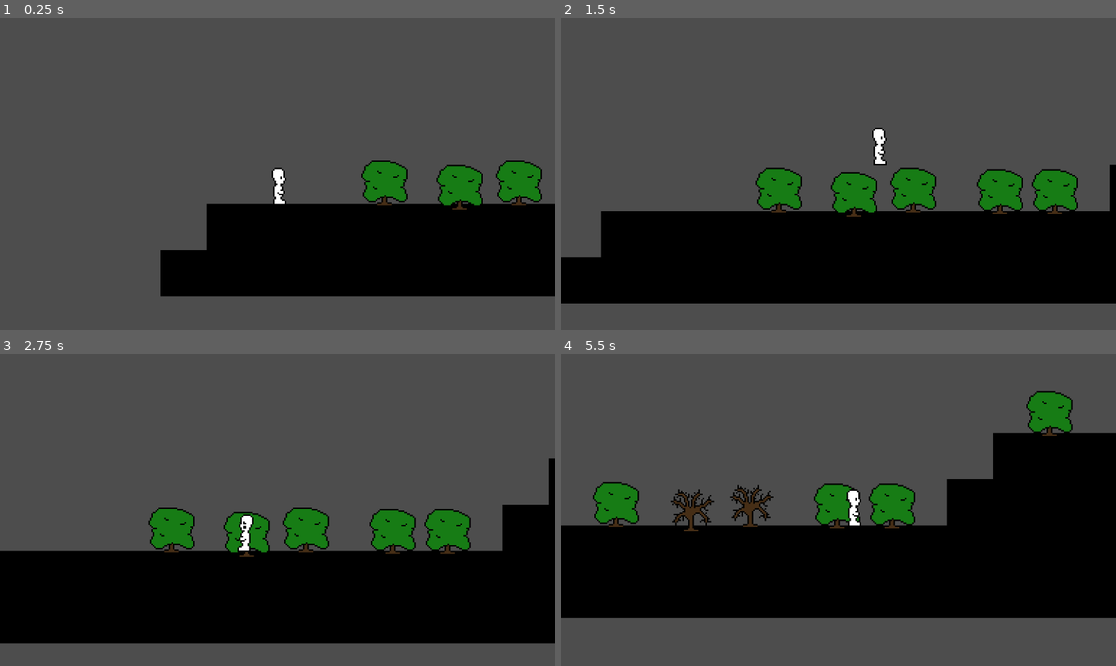
Above: before the commit, frames 1-4 (two rows, left to right).
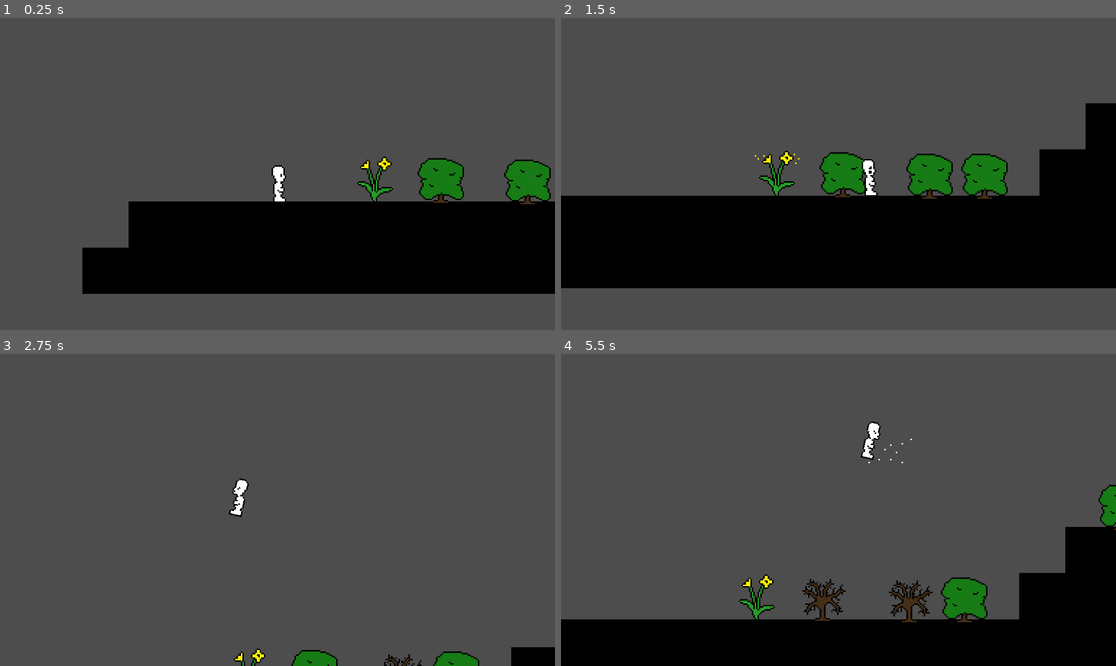
Above: after the commit, the same moments.

Repository: swordssnzdev/splat
Game: Godot game, scene res://scenes/scratch_level.tscn
The game is run twice, just before and just after one commit, with the same random seed, the same clock (stepped at 60 frames per second) and the same inputs. Sound files missing from this copy of the repository are replaced by a short silence.
Inputs:
- Up to frame 1 (0.25 s): no input
- Up to frame 2 (1.5 s): hold W (jump) 0.53-1.28 s; hold D (right) from 0.53 s (still down); tap W (jump) at 1.35 s
- Up to frame 3 (2.75 s): tap W (jump) at 1.52, 1.82 s; release D (right) at 2.03 s; hold A (left) from 2.03 s (still down); hold W (jump) from 2.03 s (still down)
- Up to frame 4 (5.5 s): release A (left) at 2.78 s; release W (jump) at 2.78 s; hold D (right) 2.78-4.28 s; tap W (jump) at 2.85, 3.02, 3.32, 4.35, 4.52, 4.82 s; hold W (jump) 3.53-4.28 s; tap Q (debug_snz) at 4.15 s; hold A (left) 4.28-5.03 s; hold D (right) from 5.03 s (still down); hold W (jump) from 5.03 s (still down)

The runs differ from the first frame. In frame 1, 8.2% of the frame differs, in the area x 14-100%, y 44-90%; in frame 2, 17%; in frame 3, 38%; in frame 4, 53%, in the area x 0-100%, y 11-100%.

Commit message:
add trigger

Diff:
--- a/scenes/player.tscn
+++ b/scenes/player.tscn
@@ -1,12 +1,17 @@
-[gd_scene load_steps=49 format=3 uid="uid://tmvbbkdw2g81"]
+[gd_scene load_steps=55 format=3 uid="uid://tmvbbkdw2g81"]
 
 [ext_resource type="Script" path="res://scripts/player.gd" id="1_apf0w"]
 [ext_resource type="Texture2D" uid="uid://c2eiybcg2f413" path="res://assets/sprites/v2 (1).png" id="2_j8okv"]
 [ext_resource type="AudioStream" uid="uid://duqeb1ussu4py" path="res://assets/sounds/player/swords/snz/s01.wav" id="3_ii45o"]
+[ext_resource type="AudioStream" uid="uid://bndrdsfbexyxk" path="res://assets/sounds/player/swords/trigger/t01.wav" id="3_k1ym3"]
+[ext_resource type="AudioStream" uid="uid://cnvjkhergv0ch" path="res://assets/sounds/player/swords/trigger/t02.wav" id="4_a44ee"]
 [ext_resource type="AudioStream" uid="uid://5fg3v0nmouu2" path="res://assets/sounds/player/swords/snz/s02.wav" id="4_lh681"]
 [ext_resource type="AudioStream" uid="uid://bei107r00wyjb" path="res://assets/sounds/player/swords/snz/s11.wav" id="5_lfy2h"]
+[ext_resource type="AudioStream" uid="uid://b0ob3eoul2gc6" path="res://assets/sounds/player/swords/trigger/t03.wav" id="5_tvr0e"]
+[ext_resource type="AudioStream" uid="uid://bvkp1xmsqfp5b" path="res://assets/sounds/player/swords/trigger/t04.wav" id="6_fc1sv"]
 [ext_resource type="AudioStream" uid="uid://dipt1wsqy2mn" path="res://assets/sounds/player/swords/snz/s12.wav" id="6_ynad4"]
 [ext_resource type="AudioStream" uid="uid://cb8v6vj26fmp7" path="res://assets/sounds/player/swords/snz/s13.wav" id="7_mlvpf"]
+[ext_resource type="AudioStream" uid="uid://dsywalbjxoub4" path="res://assets/sounds/player/swords/trigger/t05.wav" id="7_vblf7"]
 [ext_resource type="AudioStream" uid="uid://44budcex17yi" path="res://assets/sounds/player/swords/snz/s14.wav" id="8_x8flc"]
 [ext_resource type="AudioStream" uid="uid://b0bdsjpfe5w3e" path="res://assets/sounds/player/swords/snz/s15.wav" id="9_022o7"]
 [ext_resource type="AudioStream" uid="uid://dcf801u56fq3p" path="res://assets/sounds/player/swords/snz/s16.wav" id="10_cyt5v"]
@@ -128,6 +133,14 @@
 "snz": SubResource("Animation_a10tn")
 }
 
+[sub_resource type="AudioStreamRandomizer" id="AudioStreamRandomizer_ehl6k"]
+streams_count = 5
+stream_0/stream = ExtResource("3_k1ym3")
+stream_1/stream = ExtResource("4_a44ee")
+stream_2/stream = ExtResource("5_tvr0e")
+stream_3/stream = ExtResource("6_fc1sv")
+stream_4/stream = ExtResource("7_vblf7")
+
 [sub_resource type="AudioStreamRandomizer" id="AudioStreamRandomizer_enevt"]
 streams_count = 18
 stream_0/stream = ExtResource("3_ii45o")
@@ -279,6 +292,10 @@
 "": SubResource("AnimationLibrary_7kojh")
 }
 
+[node name="TriggerAudioStreamPlayer2D" type="AudioStreamPlayer2D" parent="."]
+stream = SubResource("AudioStreamRandomizer_ehl6k")
+volume_db = 20.688
+
 [node name="SnzAudioStreamPlayer2D" type="AudioStreamPlayer2D" parent="."]
 stream = SubResource("AudioStreamRandomizer_enevt")
 
@@ -313,5 +330,6 @@
 }
 
 [connection signal="input_event" from="." to="." method="_on_input_event"]
+[connection signal="trigger" from="." to="." method="_on_trigger"]
 [connection signal="animation_finished" from="AnimationPlayer" to="." method="_on_animation_player_animation_finished"]
 [connection signal="finished" from="BlowAudioStreamPlayer2D" to="." method="_on_blow_audio_stream_player_2d_finished"]
--- a/scenes/scratch_level.tscn
+++ b/scenes/scratch_level.tscn
@@ -1,7 +1,9 @@
-[gd_scene load_steps=7 format=4 uid="uid://clq1dhuuohgjo"]
+[gd_scene load_steps=13 format=4 uid="uid://clq1dhuuohgjo"]
 
 [ext_resource type="Texture2D" uid="uid://xd7254rcrtip" path="res://assets/tiles/scratch.png" id="1_rwogo"]
 [ext_resource type="PackedScene" uid="uid://tmvbbkdw2g81" path="res://scenes/player.tscn" id="2_1yd7u"]
+[ext_resource type="Script" path="res://scenes/trigger.gd" id="5_7grgv"]
+[ext_resource type="Texture2D" uid="uid://dfuiyjxkuf0d3" path="res://assets/sprites/flowers.png" id="5_13p23"]
 [ext_resource type="PackedScene" uid="uid://chhq0erdkrp78" path="res://scenes/descructible_bush.tscn" id="6_wt135"]
 [ext_resource type="PackedScene" uid="uid://c3kij1hjuxqd7" path="res://scenes/desctructible_board.tscn" id="26_04dqb"]
 
@@ -18,6 +20,46 @@
 physics_layer_0/collision_layer = 1
 sources/0 = SubResource("TileSetAtlasSource_y1unv")
 
+[sub_resource type="CircleShape2D" id="CircleShape2D_pps5e"]
+radius = 14.0357
+
+[sub_resource type="Animation" id="Animation_ksk17"]
+resource_name = "activate"
+step = 0.1
+tracks/0/type = "value"
+tracks/0/imported = false
+tracks/0/enabled = true
+tracks/0/path = NodePath("Sprite2D:frame")
+tracks/0/interp = 1
+tracks/0/loop_wrap = true
+tracks/0/keys = {
+"times": PackedFloat32Array(0, 0.2, 0.4, 0.6, 0.8),
+"transitions": PackedFloat32Array(1, 1, 1, 1, 1),
+"update": 1,
+"values": [0, 1, 2, 3, 0]
+}
+
+[sub_resource type="Animation" id="Animation_qdgbb"]
+length = 0.001
+tracks/0/type = "value"
+tracks/0/imported = false
+tracks/0/enabled = true
+tracks/0/path = NodePath("Sprite2D:frame")
+tracks/0/interp = 1
+tracks/0/loop_wrap = true
+tracks/0/keys = {
+"times": PackedFloat32Array(0),
+"transitions": PackedFloat32Array(1),
+"update": 1,
+"values": [0]
+}
+
+[sub_resource type="AnimationLibrary" id="AnimationLibrary_bwybl"]
+_data = {
+"RESET": SubResource("Animation_qdgbb"),
+"activate": SubResource("Animation_ksk17")
+}
+
 [node name="Scratch Level" type="Node2D"]
 
 [node name="TileMapLayer" type="TileMapLayer" parent="."]
@@ -26,7 +68,7 @@
 tile_set = SubResource("TileSet_iao46")
 
 [node name="Player" parent="." instance=ExtResource("2_1yd7u")]
-position = Vector2(-201, 1)
+position = Vector2(-147, 3)
 metadata/_edit_group_ = true
 
 [node name="Destructible" type="Node" parent="."]
@@ -42,12 +84,6 @@
 
 [node name="Bush4" parent="Destructible" instance=ExtResource("6_wt135")]
 position = Vector2(-34, -13)
-
-[node name="Bush5" parent="Destructible" instance=ExtResource("6_wt135")]
-position = Vector2(-75, -10)
-
-[node name="Bush6" parent="Destructible" instance=ExtResource("6_wt135")]
-position = Vector2(-127, -13)
 
 [node name="Bush7" parent="Destructible" instance=ExtResource("6_wt135")]
 position = Vector2(558, -46)
@@ -78,3 +114,25 @@
 
 [node name="Board3" parent="Destructible" instance=ExtResource("26_04dqb")]
 position = Vector2(1003, -269)
+
+[node name="Trigger" type="Area2D" parent="."]
+position = Vector2(-73, -2)
+script = ExtResource("5_7grgv")
+
+[node name="Sprite2D" type="Sprite2D" parent="Trigger"]
+position = Vector2(-7, -5)
+texture = ExtResource("5_13p23")
+hframes = 2
+vframes = 2
+metadata/_edit_group_ = true
+
+[node name="CollisionShape2D" type="CollisionShape2D" parent="Trigger"]
+position = Vector2(-6, -8)
+shape = SubResource("CircleShape2D_pps5e")
+
+[node name="AnimationPlayer" type="AnimationPlayer" parent="Trigger"]
+libraries = {
+"": SubResource("AnimationLibrary_bwybl")
+}
+
+[connection signal="body_entered" from="Trigger" to="Trigger" method="_on_body_entered"]
--- /dev/null
+++ b/scenes/trigger.gd
@@ -0,0 +1,9 @@
+extends Area2D
+
+@onready var animation_player: AnimationPlayer = $AnimationPlayer
+
+func _on_body_entered(body: Node2D) -> void:
+	if body.get_name() == "Player":
+		body.emit_signal("trigger")
+		if !animation_player.is_playing():
+			animation_player.play("activate")
--- a/scripts/player.gd
+++ b/scripts/player.gd
@@ -1,13 +1,15 @@
 extends CharacterBody2D
 
 # State machine
-enum State {DEFAULT, BUILDUP, SNZ_GROUND, SNZ_JUMP, RECOVER}
+enum State {NO_SNZ, DEFAULT, BUILDUP, SNZ_GROUND, SNZ_JUMP, RECOVER}
 
 const BASE_SPEED = 150.0
 const BASE_JUMP_VELOCITY = -300.0
 const BASE_BUILDUP_LENGTH = 100
 const BASE_SNZ_INTERVAL = 250
 const SNZ_JUMP_VELOCITY = -500.0
+
+signal trigger
 
 @onready var sprite_2d: Sprite2D = $Sprite2D
 @onready var animation_player: AnimationPlayer = $AnimationPlayer
@@ -17,13 +19,17 @@
 @onready var blow_audio_stream_player_2d: AudioStreamPlayer2D = $BlowAudioStreamPlayer2D
 @onready var buildup_audio_stream_player_2d: AudioStreamPlayer2D = $BuildupAudioStreamPlayer2D
 @onready var recover_audio_stream_player_2d: AudioStreamPlayer2D = $RecoverAudioStreamPlayer2D
+@onready var trigger_audio_stream_player_2d: AudioStreamPlayer2D = $TriggerAudioStreamPlayer2D
 
-var state = State.DEFAULT
+
+var state = State.NO_SNZ
 # Count down to snz
 var buildupProgress = BASE_BUILDUP_LENGTH
 # Count down to start of buildup
 var nextSnzProgress = BASE_SNZ_INTERVAL
 var vrotation = 0
+
+
 
 func goToState(s: State) -> void:
 	if state == s:
@@ -33,7 +39,7 @@
 		State.DEFAULT:
 			if state == State.RECOVER && !snz_audio_stream_player_2d.is_playing():
 				recover_audio_stream_player_2d.play()
-			nextSnzProgress = BASE_SNZ_INTERVAL
+			nextSnzProgress = 0 if state == State.NO_SNZ else BASE_SNZ_INTERVAL
 			animation_player.play("default")
 			pass
 		State.BUILDUP:
@@ -71,6 +77,15 @@
 	var direction := Input.get_axis("left", "right")
 
 	match state:
+		State.NO_SNZ:
+			# Handle jump.
+			if Input.is_action_just_pressed("jump") and is_on_floor():
+				velocity.y = BASE_JUMP_VELOCITY
+
+			if direction:
+				velocity.x = direction * BASE_SPEED
+			else: # Slow down
+				velocity.x = move_toward(velocity.x, 0, BASE_SPEED)
 		State.DEFAULT:
 			nextSnzProgress -= delta * 100
 
@@ -146,3 +161,9 @@
 
 func _on_blow_audio_stream_player_2d_finished():
 	get_tree().reload_current_scene()
+
+
+func _on_trigger() -> void:
+	if state == State.NO_SNZ:
+		trigger_audio_stream_player_2d.play()
+		goToState(State.DEFAULT)
Binary file added: assets/sprites/flowers.png
Not shown, added: assets/sprites/flowers.png.import
